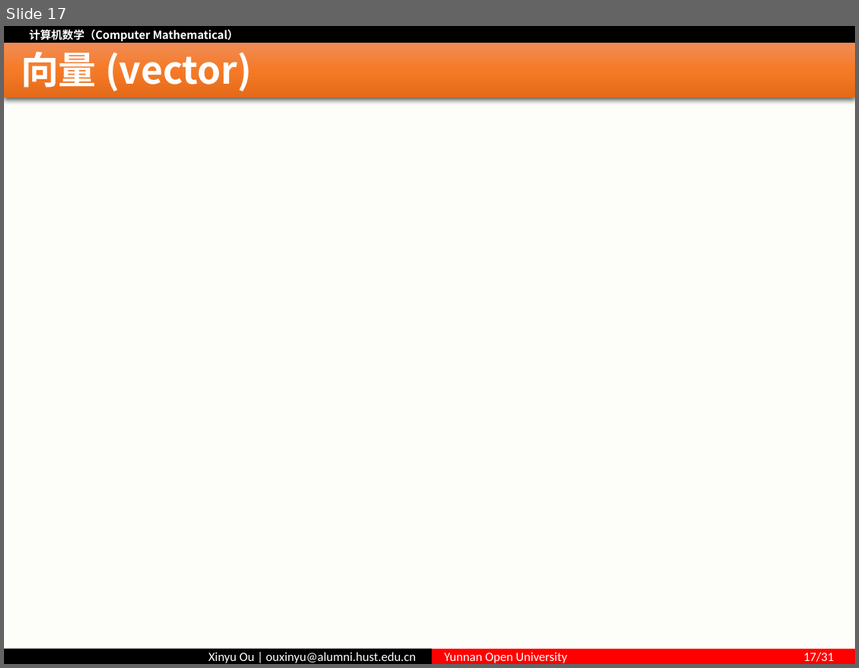
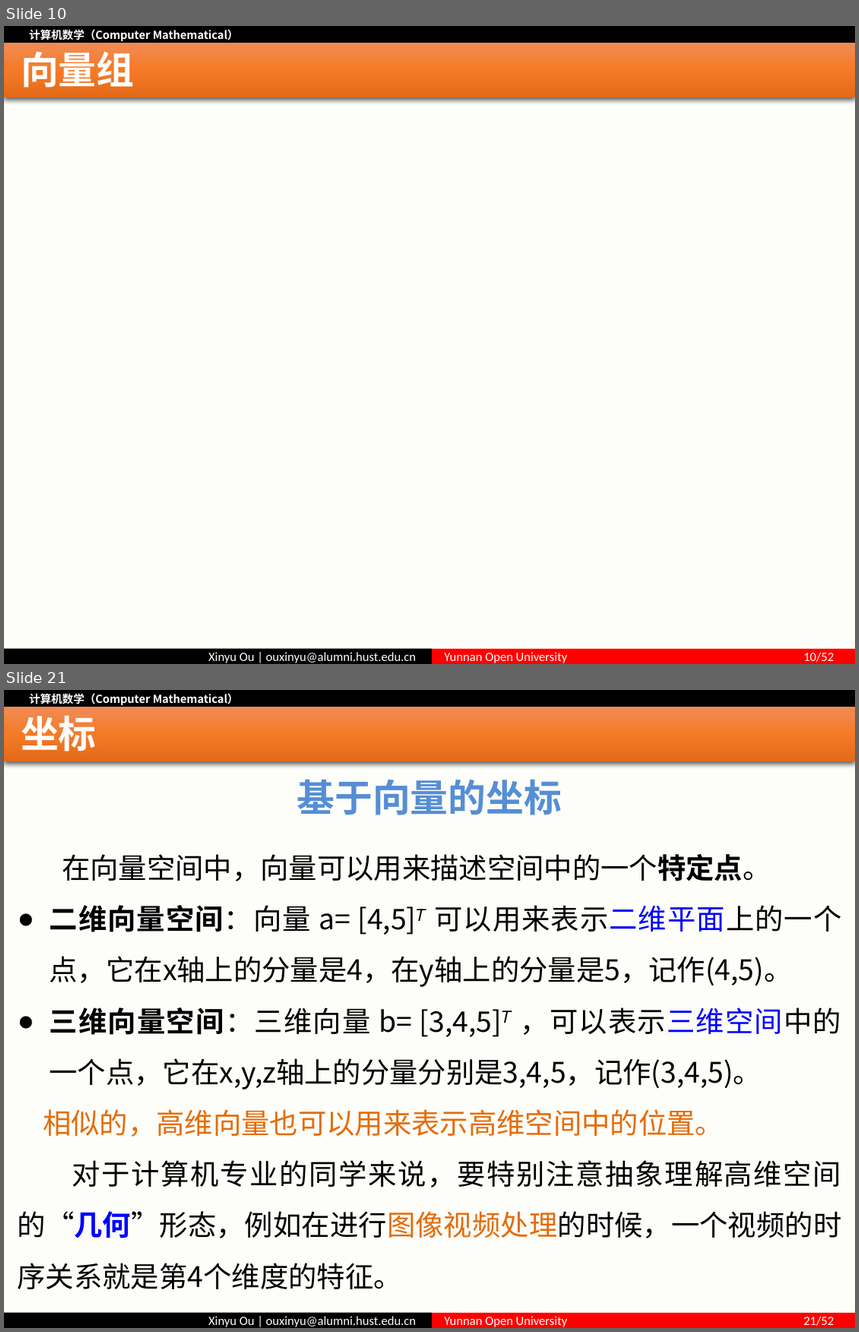
Before and after one commit to ouxinyu/Teaching, a slide deck: ComputerMath/PPT/第03讲 基底与坐标.pptx. Shown one above the other, each under a label of ours: slide 17 before the commit, slides 10 and 21 after it; the slides between them are not shown. The pictures are 859x668 and 859x1332 pixels, drawn with LibreOffice and Linux fonts; fonts in the diff are those of the drawing; grey boxes stand for pictures. Boxes give left, top, right and bottom in pixels: in the first picture for what was removed or moved away, otherwise in the second. Text is boxed around its words. In the diff, an @@ line names an element or a change of style, - is before the commit and + after.

```diff
--- a/ComputerMath/PPT/第03讲 基底与坐标.pptx
+++ b/ComputerMath/PPT/第03讲 基底与坐标.pptx
@@ slide 21 added at bbox=[4, 690, 855, 1328], background #FFFFFF; not listed: 5 template elements that a slide beside it also shows @@
@@ title added at bbox=[21, 715, 97, 758], 32 pt, text #FFFFFF, bold @@
+坐标
@@ text added at bbox=[297, 779, 563, 815], 32 pt, text #558ED5, bold @@
+基于向量的坐标
@@ text added at bbox=[18, 854, 842, 1290], 24 pt, text #000000 @@
+在向量空间中，向量可以用来描述空间中的一个特定点。
+● 二维向量空间：向量 a= [4,5]𝑇 可以用来表示二维平面上的一个点，它在x轴上的分量是4，在y轴上的分量是5，记作(4,5)。
+● 三维向量空间：三维向量 b= [3,4,5]𝑇 ，可以表示三维空间中的一个点，它在x,y,z轴上的分量分别是3,4,5，记作(3,4,5)。
+相似的，高维向量也可以用来表示高维空间中的位置。
+对于计算机专业的同学来说，要特别注意抽象理解高维空间的“几何”形态，例如在进行图像视频处理的时候，一个视频的时序关系就是第4个维度的特征。
@@ what was slide 17 is now slide 10 @@
@@ slide 10 changed as well @@
@@ title at bbox=[21, 51, 134, 94]: text changed @@
-向量 (vector)
+向量组
@@ text in rectangle at bbox=[444, 652, 834, 664]: text changed @@
-Yunnan Open University 17/31
+Yunnan Open University 10/52
```
Also in this commit, not shown: 5 other slides changed, 44 other slides added, 32 slides removed, 4 other files.
